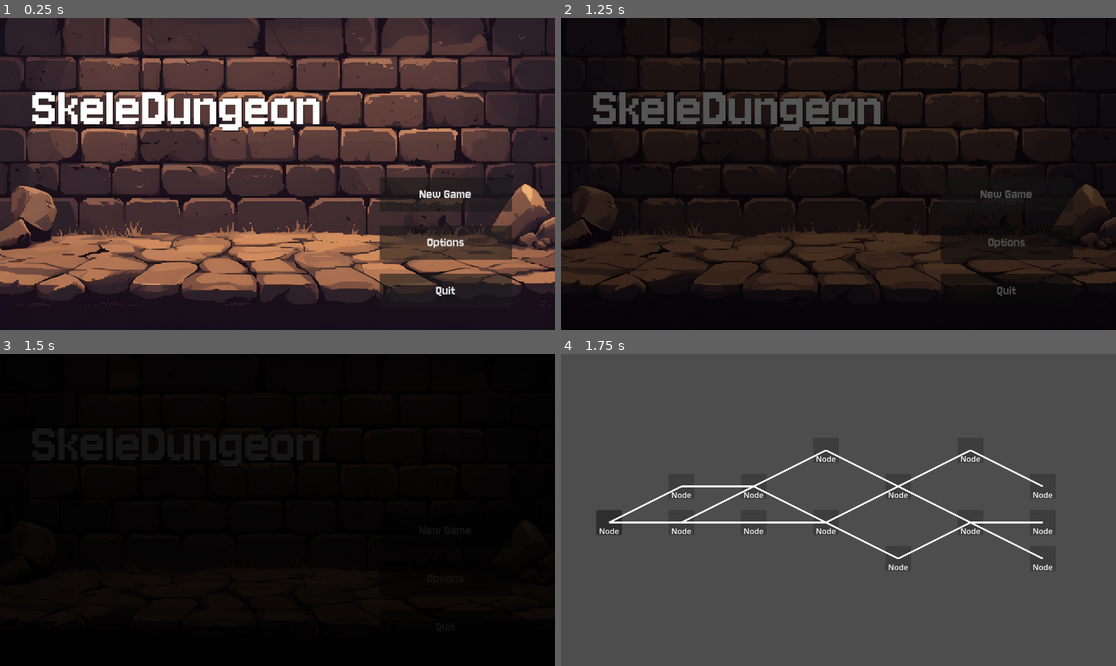
Above: before the commit, frames 1-4 (two rows, left to right).
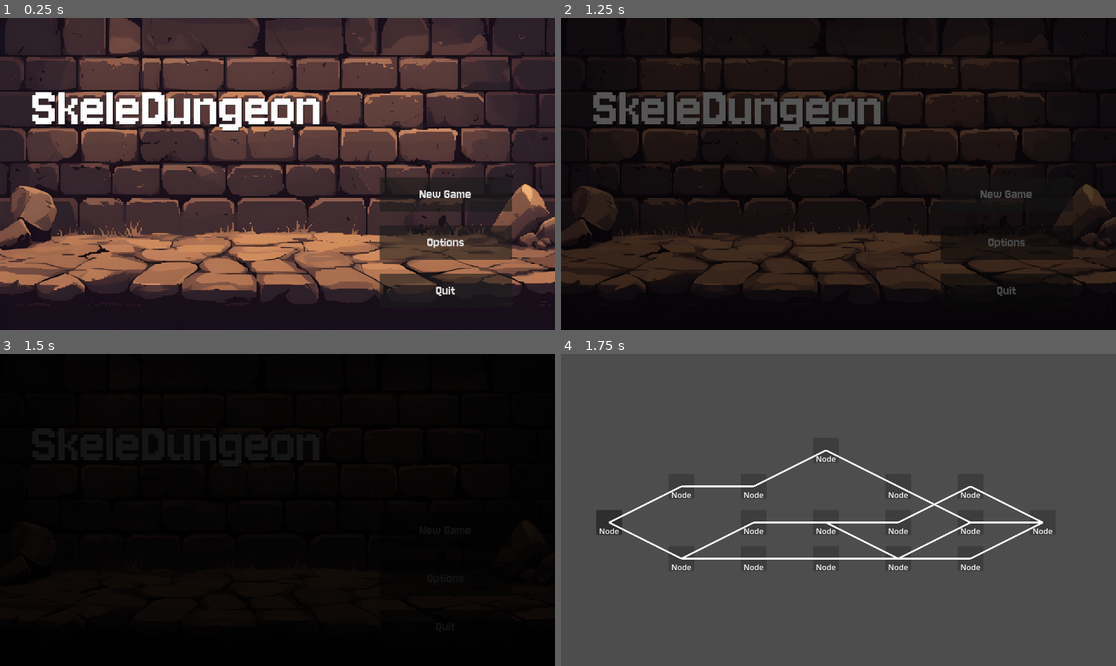
Above: after the commit, the same moments.

Repository: Neon-Bunny/SkeleDungeon
Game: Godot game, scene res://Scenes/MainMenu.tscn
Same seed, same stepped clock (60 frames per second), same inputs: the game is played once before the commit and once after it.
Inputs:
- Up to frame 1 (0.25 s): no input
- Up to frame 2 (1.25 s): click "New Game" at 0.5 s
- Up to frame 3 (1.5 s): click "New Game" at 1.25 s
- Up to frame 4 (1.75 s): no input

Frames 1-3 are identical in both runs. In frame 4, 2.0% of the frame differs, in the area x 8-89%, y 30-70%.

Commit message:
Updated map
All map paths now connect to the boss node.

Diff:
--- a/Scripts/game_map.gd
+++ b/Scripts/game_map.gd
@@ -18,10 +18,10 @@
 
 func assign_start_and_boss():
 
-	var middle = rows / 2
+	var middle_row = rows / 2
 
-	var start = map_nodes[middle][0]
-	var boss = map_nodes[middle][columns - 1]
+	var start = map_nodes[middle_row][0]
+	var boss = map_nodes[middle_row][columns - 1]
 
 	start.node_type = "Start"
 	boss.node_type = "Boss"
@@ -29,6 +29,11 @@
 	start.connected = true
 	start.unlock()
 	boss.connected = true
+
+	for i in range(0, rows - 1):
+		var node = map_nodes[i][columns - 1]
+		if node.node_type != "Boss":
+			node.queue_free()
 
 func generate_nodes():
 	for y in range(rows):
@@ -47,17 +52,23 @@
 
 func generate_paths():
 	var path_count = 4
-	var start_row = rows / 2
+	var middle_row = rows / 2
 
 	for i in range(path_count):
-		var y = start_row
-		for x in range(columns - 1):
+		var y = middle_row
+		for x in range(columns - 2):
 			var current = map_nodes[y][x]
 			var shift = randi_range(-1, 1)
 			var next_y = clamp(y + shift, 0, rows - 1)
 			var next = map_nodes[next_y][x + 1]
 			connect_nodes(current, next)
 			y = next_y
+
+		var boss = map_nodes[middle_row][columns - 1]
+		for j in range(rows):
+			var node_a = map_nodes[j][columns - 2]
+			if node_a.connected == true:
+				connect_nodes(node_a, boss)
 
 func connect_nodes(a, b):
 	a.connected = true
